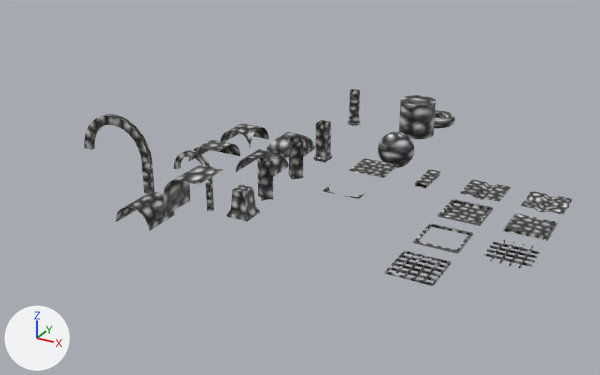
Before and after pictures for a commit that changed the glTF model assets/Meshes3.glb.
One viewpoint serves both versions: a camera (50 mm lens) standing at (16.1, -37.3, 16.6) and looking at (-3.3, -1.9, -1.1). Arrows for +X, +Y and +Z are at lower left; the lights stay in place. Vertices at the same position are counted once.

The scene before the commit, as lines of its bpy script (objects in view):
```python
me_circle = bpy.data.meshes.new('Circle')
me_circle.from_pydata(...)  # 68 vertices, 128 faces; spans x -1.13..1.13, y 0.87..1.13, z 0.0..1.13
me_circle.materials.append(mat_material)  # picture img_wall
me_circle_003 = bpy.data.meshes.new('Circle.003')
me_circle_003.from_pydata(...)  # 36 vertices, 64 faces; spans x -1.25..1.0, y 0.87..1.13, z 0.0..2.25
me_circle_003.materials.append(mat_material)  # picture img_wall
me_circle_005 = bpy.data.meshes.new('Circle.005')
me_circle_005.from_pydata(...)  # 36 vertices, 64 faces; spans x -1.0..1.25, y 0.87..1.13, z 0.0..2.25
me_circle_005.materials.append(mat_material)  # picture img_wall
me_plane_002 = bpy.data.meshes.new('Plane.002')
me_plane_002.from_pydata(...)  # 34 vertices, 32 faces; spans x -1.0..1.0, y -1.0..1.0, z -1.0..0.0
me_plane_002.materials.append(mat_material)  # picture img_wall
ob_arch = bpy.data.objects.new('Arch', me_circle)
ob_arch.location = (-8.0, -6.0, 0.0)
ob_archbigleft = bpy.data.objects.new('ArchBigLeft', me_circle_003)
ob_archbigleft.location = (-14.0, -6.0, 0.0)
ob_archbigright = bpy.data.objects.new('ArchBigRight', me_circle_005)
ob_archbigright.location = (-12.0, -6.0, 0.0)
ob_archinside = bpy.data.objects.new('ArchInside', me_plane_002)
ob_archinside.location = (-8.0, -9.0, 0.0)
# also in view: 'Pillar45' at (-3.0, -3.0, 1.0); 'PlaneRidge' at (6.0, 0.0, -0.1); 'Plane' at (0.0, 0.0, 0.0); 'PlaneCross' at (9.0, 0.0, -0.1); 'PlaneBump' at (9.0, -3.0, 0.1)
```
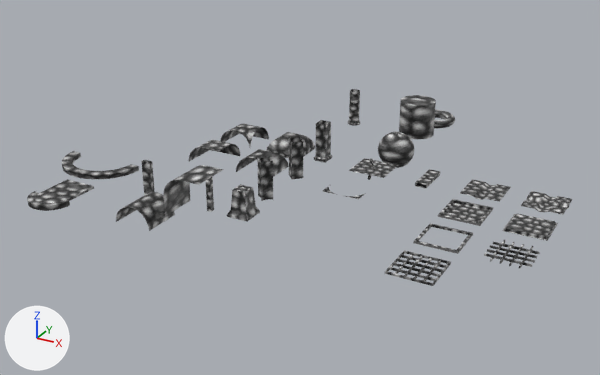
Diff of the bpy script that builds the scene:
```diff
--- a/assets/Meshes3.glb.py
+++ b/assets/Meshes3.glb.py
@@ me_circle @@
 me_circle.from_pydata(...)  # 68 vertices, 128 faces; spans x -1.13..1.13, y 0.87..1.13, z 0.0..1.13
 # used by ob_arch; location = (-8.0, -6.0, 0.0)
+# me_circle part 1: the whole mesh is turned 90 degrees about the x axis through its middle, then moved by (0.0, -0.56, -0.56)
 me_circle.materials.append(mat_material)
@@ me_circle_003 @@
 me_circle_003.from_pydata(...)  # 36 vertices, 64 faces; spans x -1.25..1.0, y 0.87..1.13, z 0.0..2.25
 # used by ob_archbigleft; location = (-14.0, -6.0, 0.0)
+# me_circle_003 part 2: the whole mesh is turned 90 degrees about the x axis through its middle, then moved by (0.0, -2.13, -1.13)
 me_circle_003.materials.append(mat_material)
@@ me_circle_005 @@
 me_circle_005.from_pydata(...)  # 36 vertices, 64 faces; spans x -1.0..1.25, y 0.87..1.13, z 0.0..2.25
 # used by ob_archbigright; location = (-12.0, -6.0, 0.0)
+# me_circle_005 part 3: the whole mesh is turned 90 degrees about the x axis through its middle, then moved by (0.0, -2.13, -1.13)
 me_circle_005.materials.append(mat_material)
@@ me_circle_002 @@
+me_circle_002.from_pydata(...)  # 105 vertices, 176 faces; spans x -0.87..0.87, y -1.87..1.0, z -0.06..0.06
+me_circle_002.materials.append(mat_material)  # picture img_wall
@@ ob_arch @@
 ob_arch = bpy.data.objects.new('Arch', me_circle)
-ob_arch.location = (-8.0, -6.0, 0.0)
+ob_arch.location = (-12.0, -12.0, 0.0)
@@ ob_door @@
+ob_door = bpy.data.objects.new('Door', me_circle_002)
+ob_door.location = (-12.0, -10.0, 0.0)
```

Changed parts and their boxes (x1, y1, x2, y2) in the pictures (600 x 375 px):
'ArchBigRight', mesh turned: before (112, 115, 152, 163); after (76, 164, 139, 179)
'Door', added: after (33, 179, 94, 203)
'ArchBigLeft', mesh turned: before (84, 114, 114, 150); after (62, 151, 82, 177)
'Arch', mesh turned, moved: before (174, 150, 211, 169); after (27, 191, 70, 211)
